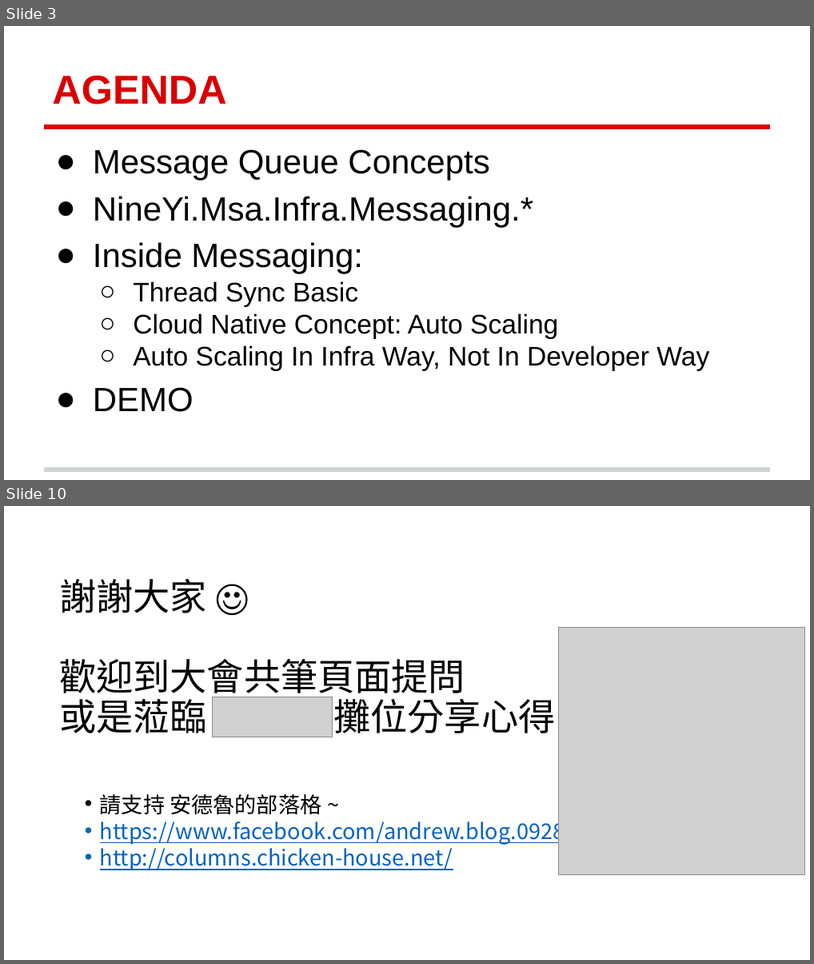
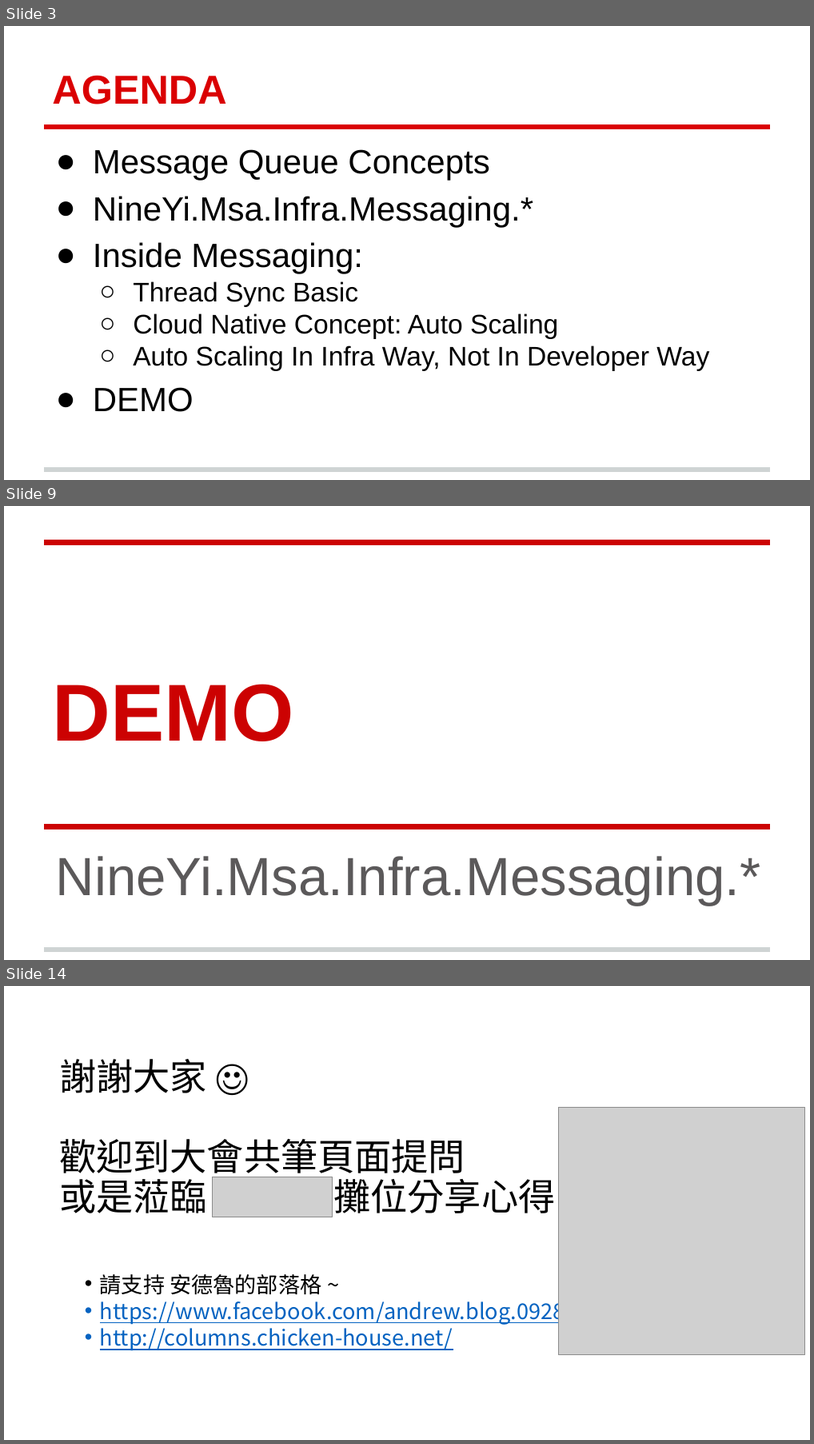
Before and after one commit to andrew0928/Meetup, a slide deck: 20190123.MessageQueueRPC/91APP-MessageQueueRPC-20190123.pptx. Shown one above the other, each under a label of ours: slides 3 and 10 before the commit, slides 3, 9 and 14 after it; the slides between them are not shown. The pictures are 814x964 and 814x1444 pixels, drawn with LibreOffice and Linux fonts; fonts in the diff are those of the drawing; grey boxes stand for pictures; background and template pictures are left out. Boxes give left, top, right and bottom in pixels: in the first picture for what was removed or moved away, otherwise in the second. Text is boxed around its words. In the diff, an @@ line names an element or a change of style, - is before the commit and + after.

```diff
--- a/20190123.MessageQueueRPC/91APP-MessageQueueRPC-20190123.pptx
+++ b/20190123.MessageQueueRPC/91APP-MessageQueueRPC-20190123.pptx
@@ slide 9 added at (4, 506, 810, 960), background #FFFFFF; not listed: 1 template element that a slide beside it also shows @@
@@ line added from (44, 542) to (770, 542), #CC0202 4.5 pt @@
@@ title added at (52, 684, 294, 741), 72 pt, text #CC0202, bold @@
+DEMO
@@ line added from (44, 826) to (770, 826), #CC0202 4.5 pt @@
@@ subtitle added at (56, 856, 762, 905), 48 pt, text #5B595A @@
+NineYi.Msa.Infra.Messaging.*
@@ what was slide 10 is now slide 14 @@
```
Also in this commit, not shown: 1 slide changed, 7 other slides added, 4 slides removed.
